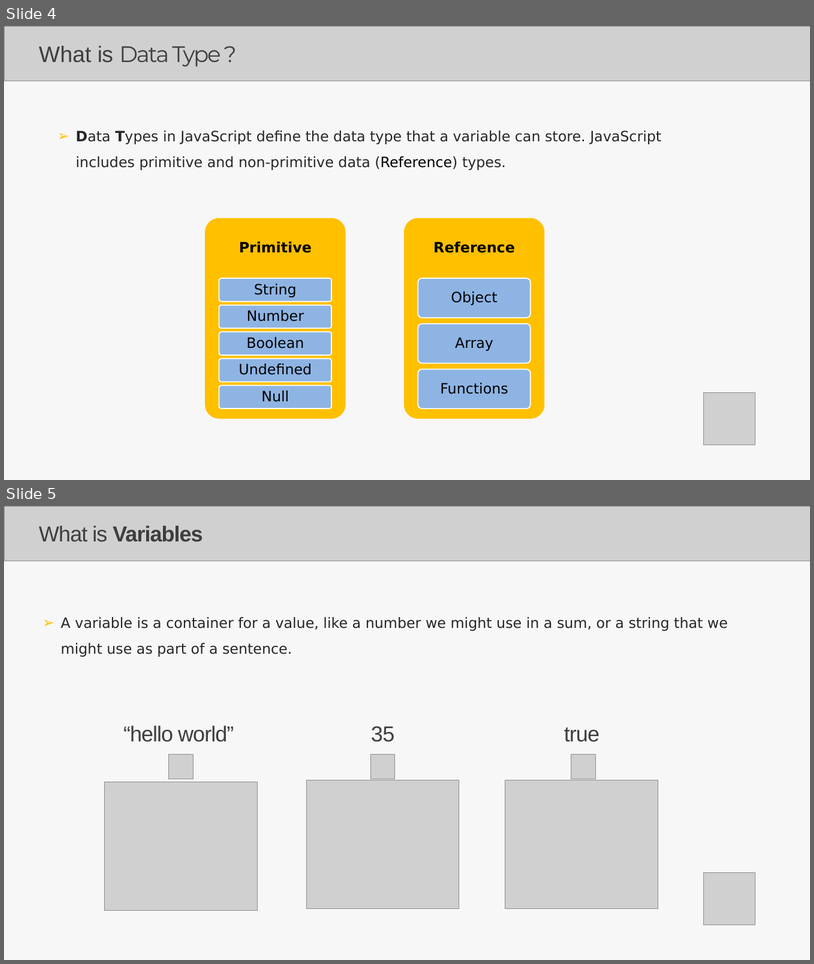
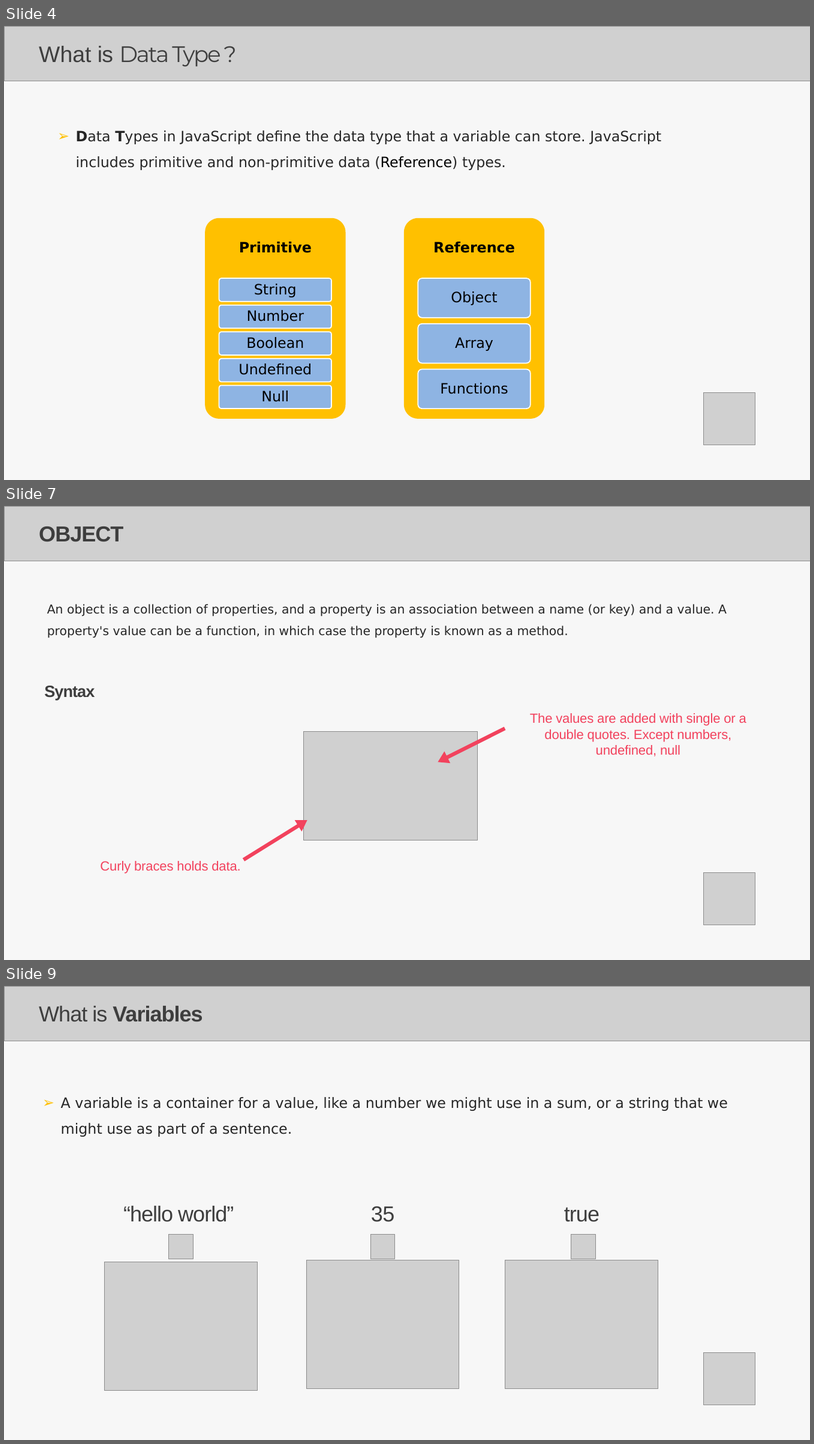
Before and after one commit to Aravindanchellam/UI-UX-Resources, a slide deck: Lecture_JS_TS.pptx. Shown one above the other, each under a label of ours: slides 4 and 5 before the commit, slides 4, 7 and 9 after it; the slides between them are not shown. The pictures are 814x964 and 814x1444 pixels, drawn with LibreOffice and Linux fonts; fonts in the diff are those of the drawing; grey boxes stand for pictures. Boxes give left, top, right and bottom in pixels: in the first picture for what was removed or moved away, otherwise in the second. Text is boxed around its words. In the diff, an @@ line names an element or a change of style, - is before the commit and + after.

```diff
--- a/Lecture_JS_TS.pptx
+++ b/Lecture_JS_TS.pptx
@@ slide 7 added at <box>4,506,810,960</box>, background #FFFFFF; not listed: 1 template element that a slide beside it also shows @@
@@ picture added at <box>4,506,810,561</box> @@
@@ text added at <box>39,526,123,542</box>, 42.5 pt, text #3E3E3E, bold @@
+OBJECT
@@ text added at <box>47,604,727,638</box>, 24 pt, text #262626 @@
+An object is a collection of properties, and a property is an association between a name (or key) and a value. A property's value can be a function, in which case the property is known as a method.
@@ text added at <box>44,685,95,700</box>, 32 pt, text #3E3E3E, bold @@
+Syntax
@@ text added at <box>530,713,747,756</box>, 26 pt, text #F2425D @@
+The values are added with single or a double quotes. Except numbers, undefined, null
@@ picture added at <box>303,731,477,840</box> @@
@@ right arrow added at <box>435,723,508,768</box>, fill #F2425D @@
@@ right arrow added at <box>240,814,311,865</box>, fill #F2425D @@
@@ text added at <box>100,861,240,873</box>, 26 pt, text #F2425D @@
+Curly braces holds data.
@@ picture added at <box>704,873,756,924</box> @@
@@ what was slide 5 is now slide 9 @@
```
Also in this commit, not shown: 5 slides changed, 16 other slides added, 1 slide removed, 1 other file.
